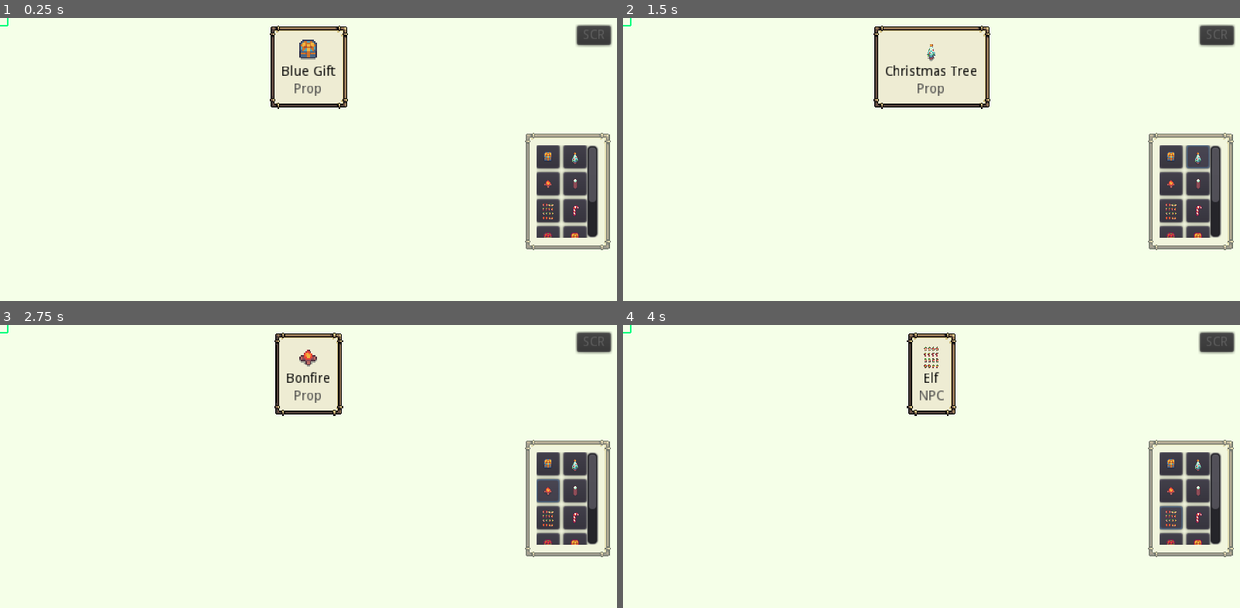
Above: before the commit, frames 1-4 (two rows, left to right).
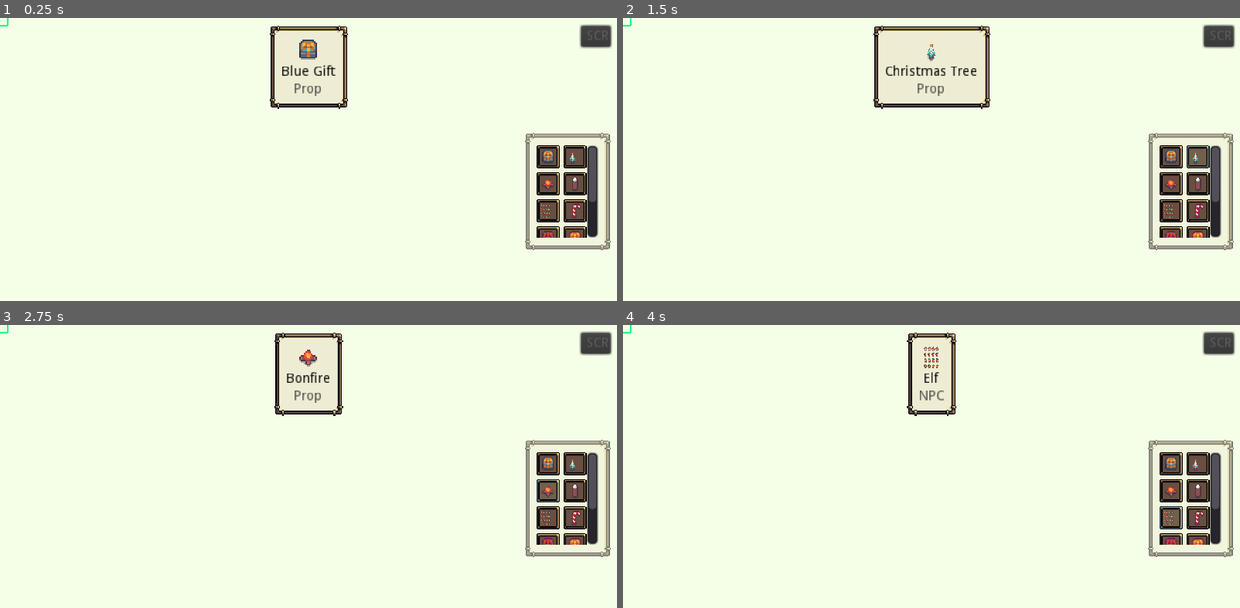
Above: after the commit, the same moments.

Repository: IvessJohn/godot-SantasPresentFactory
Game: Godot game, scene res://source/level/TestLevel.tscn
The game is run twice, just before and just after one commit, with the same random seed, the same clock (stepped at 60 frames per second) and the same inputs.
Inputs (mouse positions are in pixels of both pictures, inside the frame that each line leads up to):
- Up to frame 1 (0.25 s): no input
- Up to frame 2 (1.5 s): click (1172, 156) at 0.5 s; click (1196, 156) at 1.25 s
- Up to frame 3 (2.75 s): click (549, 491) at 2 s
- Up to frame 4 (4 s): click (1196, 491) at 2.75 s; click (1172, 517) at 3.5 s

The runs differ from the first frame. In frame 1, 2.4% of the frame differs, in the area x 86-100%, y 2-78%; in frame 2, 2.4%; in frame 3, 2.4%; in frame 4, 2.4%.

Commit message:
Added custom Button styles

Diff:
--- /dev/null
+++ b/source/UI/ui_resources/Button9Frame_hover.tres
@@ -0,0 +1,11 @@
+[gd_resource type="StyleBoxTexture" load_steps=2 format=2]
+
+[ext_resource path="res://assets/art/UI/NinePatchSmall_dark_hover.png" type="Texture" id=1]
+
+[resource]
+texture = ExtResource( 1 )
+region_rect = Rect2( 0, 0, 16, 16 )
+margin_left = 4.0
+margin_right = 4.0
+margin_top = 4.0
+margin_bottom = 4.0
--- a/source/UI/ui_resources/Button9Frame.tres
+++ b/source/UI/ui_resources/Button9Frame_normal.tres
@@ -4,7 +4,7 @@
 
 [resource]
 texture = ExtResource( 1 )
-margin_left = 3.0
+margin_left = 4.0
 margin_right = 4.0
 margin_top = 4.0
-margin_bottom = 3.0
+margin_bottom = 4.0
--- /dev/null
+++ b/source/UI/ui_resources/Button9Frame_pressed.tres
@@ -0,0 +1,11 @@
+[gd_resource type="StyleBoxTexture" load_steps=2 format=2]
+
+[ext_resource path="res://assets/art/UI/NinePatchSmall_dark_pressed.png" type="Texture" id=1]
+
+[resource]
+texture = ExtResource( 1 )
+region_rect = Rect2( 0, 0, 16, 16 )
+margin_left = 4.0
+margin_right = 4.0
+margin_top = 4.0
+margin_bottom = 4.0
--- a/source/UI/ui_resources/defaultTheme.tres
+++ b/source/UI/ui_resources/defaultTheme.tres
@@ -1,7 +1,10 @@
-[gd_resource type="Theme" load_steps=4 format=2]
+[gd_resource type="Theme" load_steps=7 format=2]
 
 [ext_resource path="res://assets/art/UI/NinePatchMedium.png" type="Texture" id=1]
 [ext_resource path="res://source/UI/ui_resources/Panel9Frame.tres" type="StyleBox" id=2]
+[ext_resource path="res://source/UI/ui_resources/Button9Frame_pressed.tres" type="StyleBox" id=3]
+[ext_resource path="res://source/UI/ui_resources/Button9Frame_hover.tres" type="StyleBox" id=4]
+[ext_resource path="res://source/UI/ui_resources/Button9Frame_normal.tres" type="StyleBox" id=5]
 
 [sub_resource type="StyleBoxTexture" id=1]
 texture = ExtResource( 1 )
@@ -12,5 +15,10 @@
 margin_bottom = 13.0
 
 [resource]
+Button/styles/disabled = null
+Button/styles/focus = null
+Button/styles/hover = ExtResource( 4 )
+Button/styles/normal = ExtResource( 5 )
+Button/styles/pressed = ExtResource( 3 )
 Panel/styles/panel = SubResource( 1 )
 PanelContainer/styles/panel = ExtResource( 2 )
Binary file added: assets/art/UI/NinePatchSmall_dark_hover.png
Not shown, added: assets/art/UI/NinePatchSmall_dark_hover.png.import
Binary file added: assets/art/UI/NinePatchSmall_dark_pressed.png
Not shown, added: assets/art/UI/NinePatchSmall_dark_pressed.png.import
